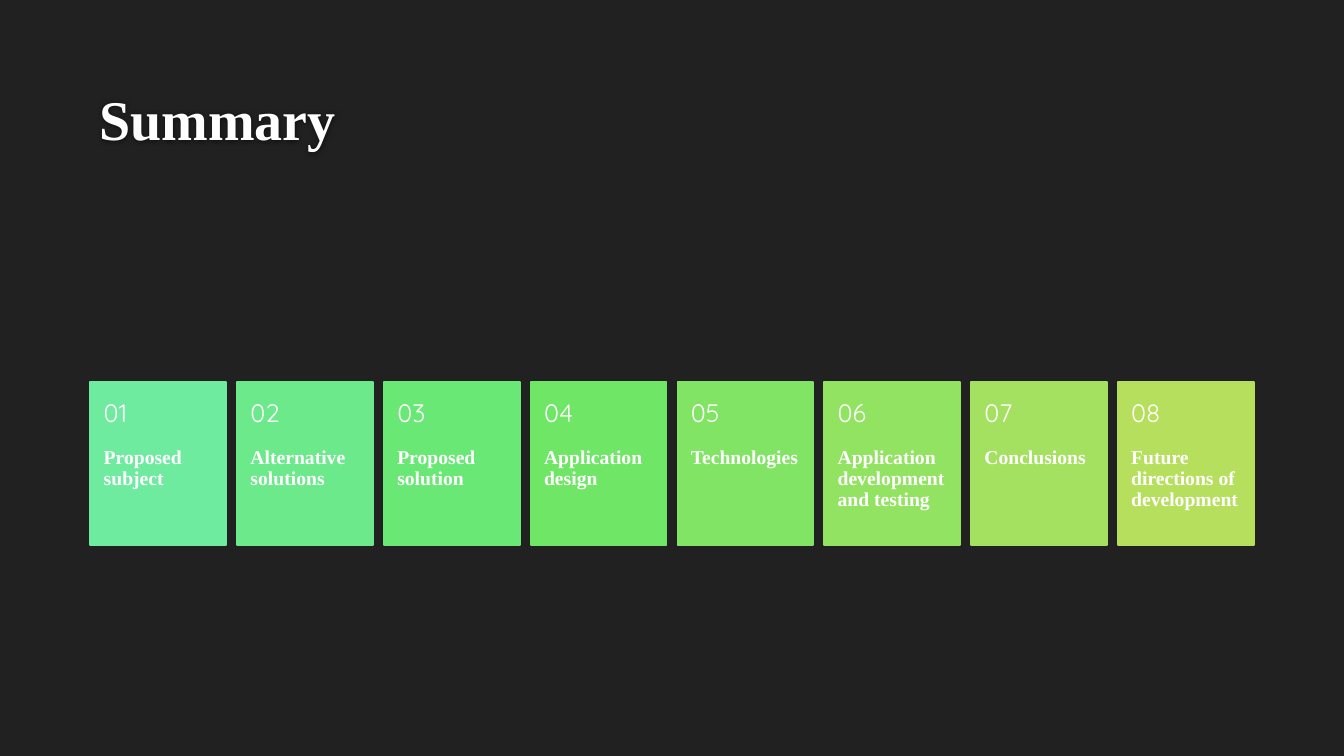
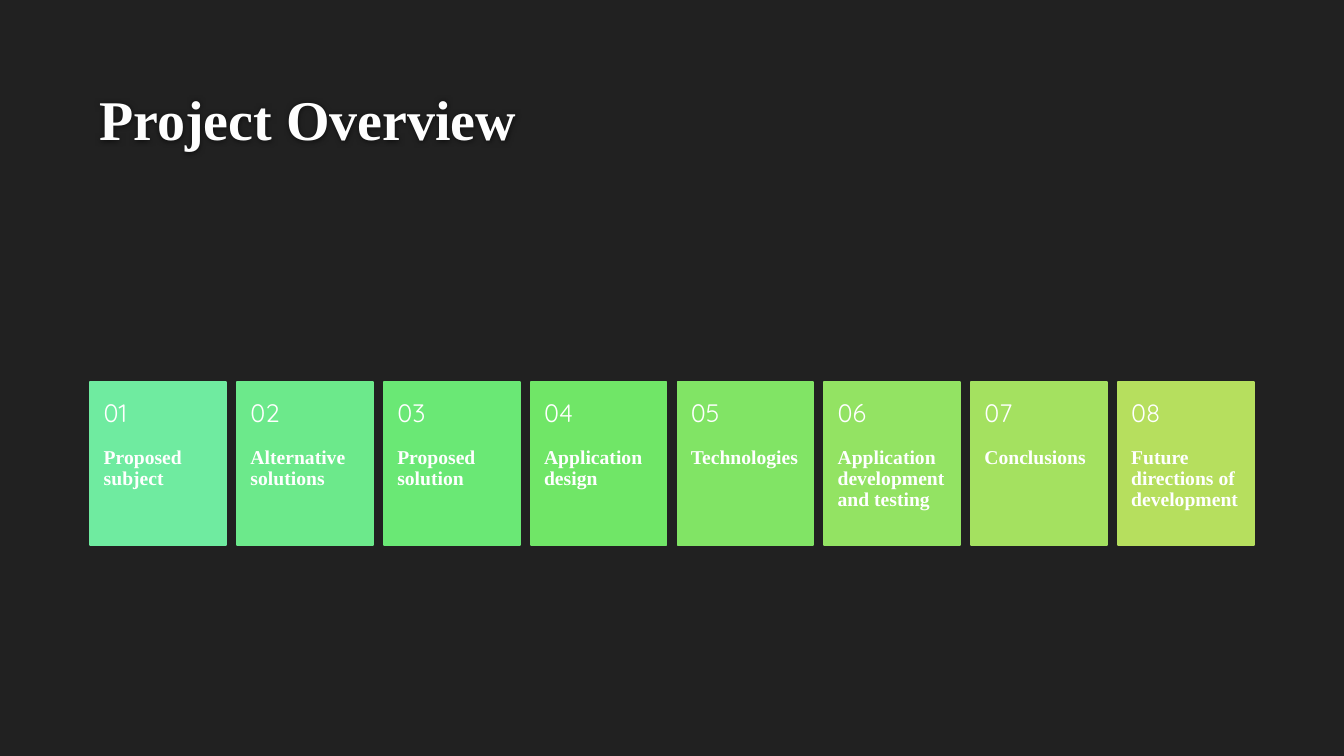
Before and after one commit to theRomanianWarrior/dissertation, a slide deck: slide 2 of presentation.pptx. Drawn at 1344x756 pixels with LibreOffice and Linux fonts; fonts in the diff are those of the drawing; background and template pictures are left out. Boxes give left, top, right and bottom in pixels: in the first picture for what was removed or moved away, otherwise in the second. Text is boxed around its words. In the diff, an @@ line names an element or a change of style, - is before the commit and + after.

```diff
--- a/presentation.pptx
+++ b/presentation.pptx
@@ title at <box>99,101,516,150</box>: text changed @@
-Summary
+Project Overview
```
Also in this commit, not shown: 7 other slides changed, 3 slides added, 11 other files.
